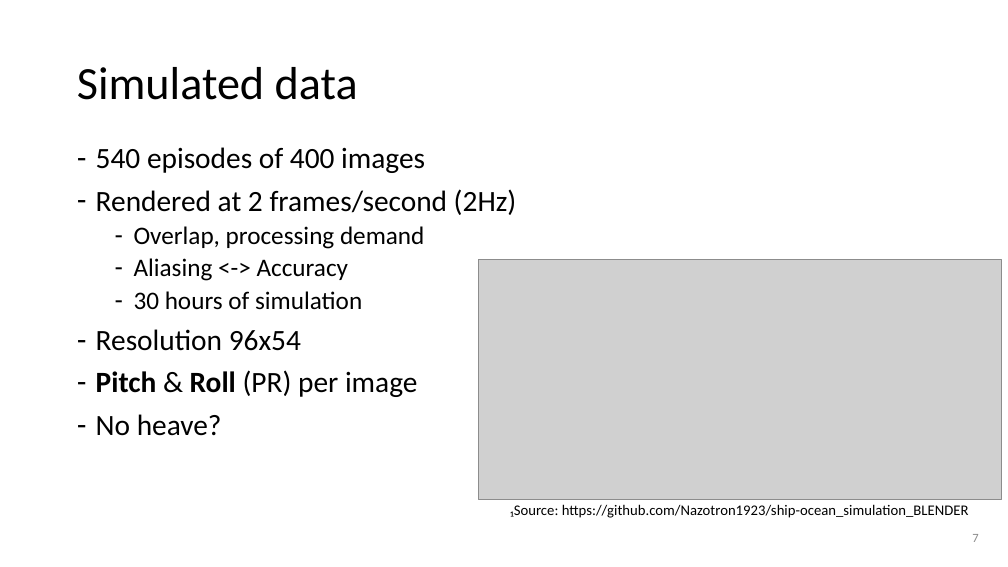
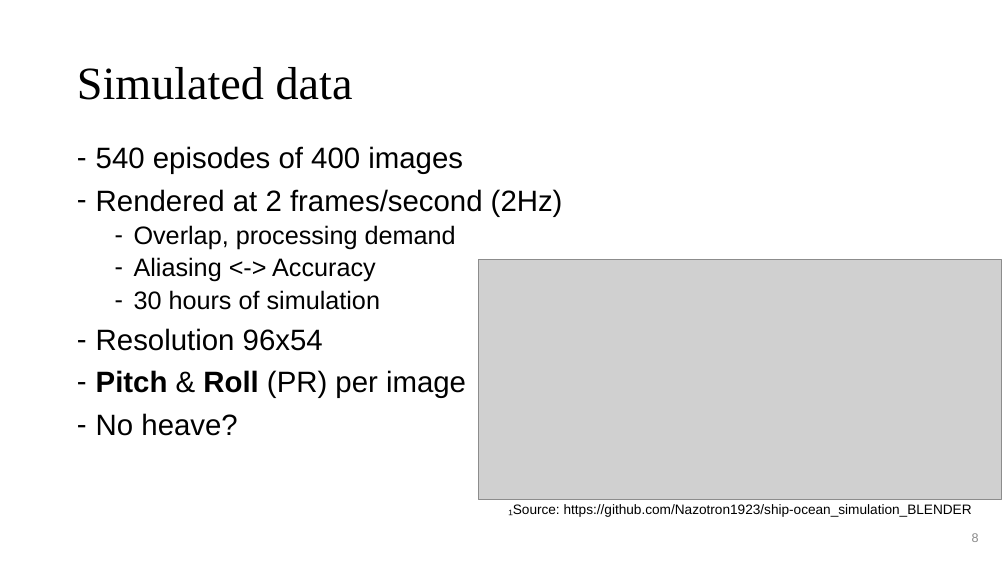
Before and after one commit to lancedw/3D-state-prediction-for-surface-vessels-using-IMU-data-and-images, a slide deck: slide 8 of docs/Presentations/Final_presentation.pptx (slide 7 before the commit). Drawn at 1008x567 pixels with LibreOffice and Linux fonts; fonts in the diff are those of the drawing; grey boxes stand for pictures; background and template pictures are left out. Boxes give left, top, right and bottom in pixels: in the first picture for what was removed or moved away, otherwise in the second. Text is boxed around its words. In the diff, an @@ line names an element or a change of style, - is before the commit and + after.

```diff
--- a/docs/Presentations/Final_presentation.pptx
+++ b/docs/Presentations/Final_presentation.pptx
@@ title "Simulated data" at [77,67,353,100]: font Calibri to Times New Roman @@
@@ text "540 episodes of 400 images" at [96,146,563,436]: font Calibri to Arial @@
@@ text "₁Source: https://github.com/Nazotron1923/ship-ocean_simulati ..." at [508,504,972,517]: size 14 to 12.9 pt, font Calibri to Arial @@
@@ page number at [972,533,979,542]: text changed; font Calibri to Arial @@
-7
+8
```
Also in this commit, not shown: 30 other slides changed, 1 slide added, 4 slides removed, 2 other files.
